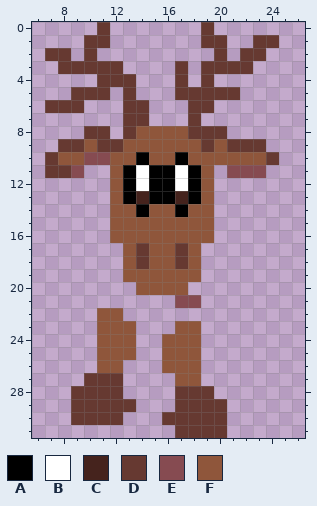
A pixel-art file gets an edit: Assets/Sprites/CharDruid.aseprite. Above is the file before it was changed.
32x32 pixels, 1 frame. Colours within 5 levels of each other are drawn and written as one. Shown: x 6..26, y 0..31.
Palette (. is transparent): A #000000  B #ffffff  C #45231d  D #663931  E #864b51  F #8f563b
Now the later version:
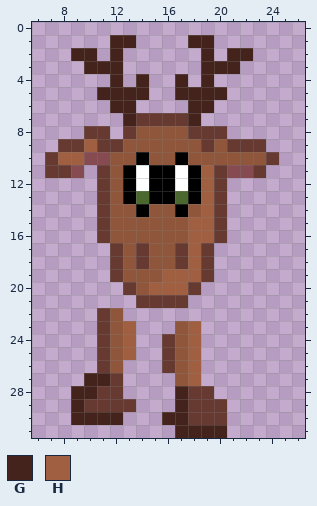
Colours new in this view: G #45231d  H #a05f41
The exact change:
{"colour":"C","old":"#45231d","new":"#4b692f"}
{"y":0,"x":11,"old":"D","new":"."}
{"y":0,"x":19,"old":"D","new":"."}
{"y":1,"x":10,"old":"DD..","new":"..GG"}
{"y":1,"x":18,"old":".DD","new":"GG."}
{"y":1,"x":23,"old":"DD","new":".."}
{"y":2,"x":7,"old":"DD.D","new":"..GG"}
{"y":2,"x":12,"old":".","new":"G"}
{"y":2,"x":19,"old":".D.DD","new":"G.GG."}
{"y":3,"x":8,"old":"DDDDD","new":"..GGG"}
{"y":3,"x":17,"old":"D","new":"."}
{"y":3,"x":19,"old":"DDDD","new":"GGG."}
{"y":4,"x":11,"old":"DDD.","new":".G.G"}
{"y":4,"x":17,"old":"D","new":"G"}
{"y":4,"x":19,"old":"D","new":"G"}
{"y":5,"x":9,"old":"DDD.D.","new":"..GGGG"}
{"y":5,"x":17,"old":"DDDDD","new":"GGGG."}
{"y":6,"x":7,"old":"DDD","new":"..."}
{"y":6,"x":12,"old":".DD","new":"GG."}
{"y":6,"x":18,"old":"DD","new":"GG"}
{"y":7,"x":13,"old":"D","new":"G"}
{"y":7,"x":15,"old":"...D","new":"DDDG"}
{"y":9,"x":10,"old":"F","new":"H"}
{"y":10,"x":8,"old":"FF","new":"HH"}
{"y":11,"x":11,"old":".","new":"D"}
{"y":11,"x":19,"old":"F.","new":"HD"}
{"y":11,"x":23,"old":"E","new":"D"}
{"y":12,"x":11,"old":".","new":"D"}
{"y":12,"x":19,"old":"F.","new":"HD"}
{"y":13,"x":11,"old":".","new":"D"}
{"y":13,"x":19,"old":"F.","new":"HD"}
{"y":14,"x":11,"old":".","new":"D"}
{"y":14,"x":19,"old":"F.","new":"HD"}
{"y":15,"x":11,"old":".","new":"D"}
{"y":15,"x":18,"old":"FF.","new":"HHD"}
{"y":16,"x":11,"old":".","new":"D"}
{"y":16,"x":18,"old":"FF.","new":"HHD"}
{"y":17,"x":12,"old":".","new":"D"}
{"y":17,"x":18,"old":"F.","new":"HD"}
{"y":18,"x":12,"old":".","new":"D"}
{"y":18,"x":18,"old":"F.","new":"HD"}
{"y":19,"x":12,"old":".","new":"D"}
{"y":19,"x":16,"old":"FFF.","new":"HHHD"}
{"y":20,"x":13,"old":".","new":"D"}
{"y":20,"x":15,"old":"FFF.","new":"HHHD"}
{"y":21,"x":14,"old":"...EE","new":"DDDD."}
{"y":22,"x":11,"old":"F","new":"D"}
{"y":23,"x":11,"old":"F","new":"D"}
{"y":23,"x":13,"old":"F","new":"H"}
{"y":23,"x":18,"old":"F","new":"H"}
{"y":24,"x":11,"old":"F","new":"D"}
{"y":24,"x":13,"old":"F","new":"H"}
{"y":24,"x":16,"old":"F","new":"D"}
{"y":24,"x":18,"old":"F","new":"H"}
{"y":25,"x":11,"old":"F","new":"D"}
{"y":25,"x":13,"old":"F","new":"H"}
{"y":25,"x":16,"old":"F","new":"D"}
{"y":25,"x":18,"old":"F","new":"H"}
{"y":26,"x":11,"old":"F","new":"D"}
{"y":26,"x":16,"old":"F","new":"D"}
{"y":26,"x":18,"old":"F","new":"H"}
{"y":27,"x":10,"old":"DD","new":"GG"}
{"y":27,"x":18,"old":"F","new":"H"}
{"y":28,"x":9,"old":"DD","new":"GG"}
{"y":28,"x":17,"old":"D","new":"G"}
{"y":29,"x":9,"old":"D","new":"G"}
{"y":29,"x":17,"old":"D","new":"G"}
{"y":30,"x":9,"old":"DDDD","new":"GGGG"}
{"y":30,"x":16,"old":"DD","new":"GG"}
{"y":31,"x":17,"old":"DDDD","new":"GGGG"}
{"label":"changed","picture_box":[45,22,279,438]}
